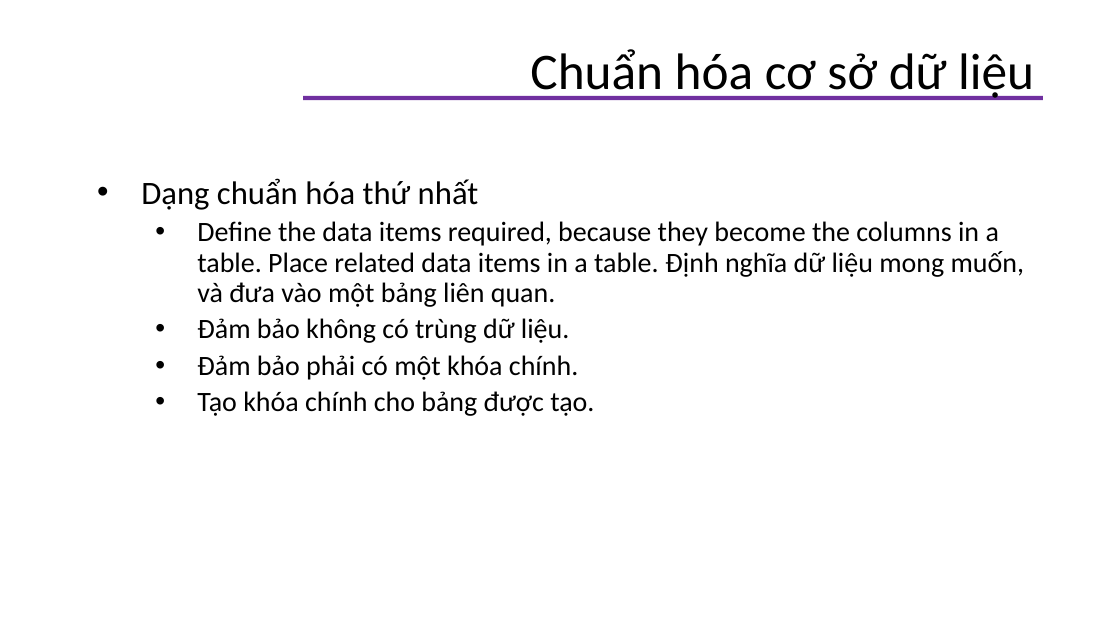
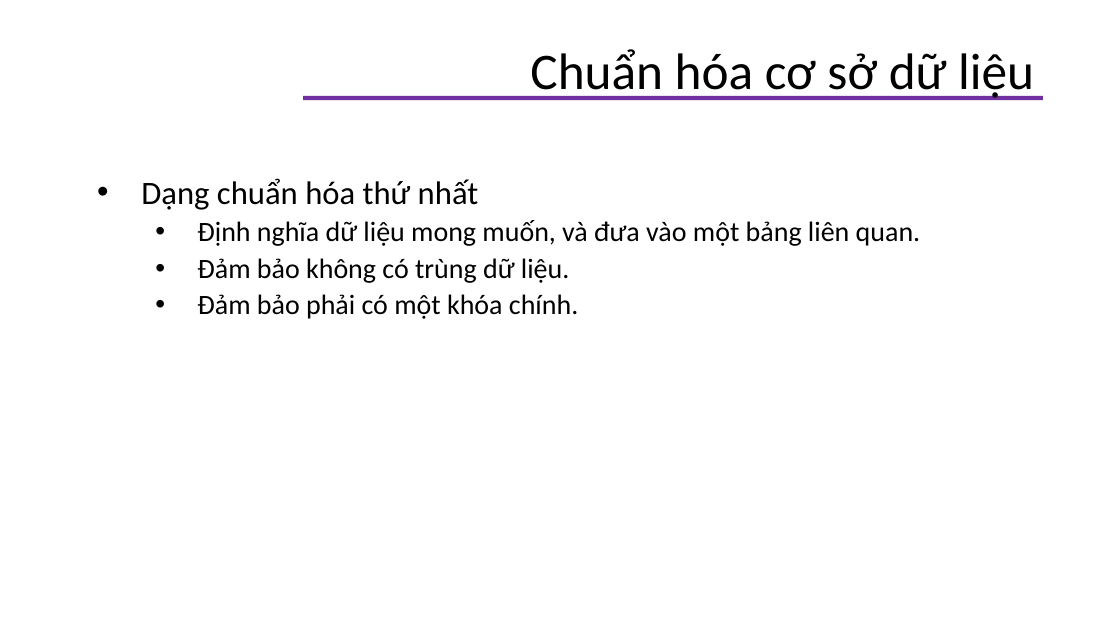
Before and after one commit to helenhash/database-training, a slide deck: slide 27 of docs/database - vi.pptx. Drawn at 1120x630 pixels with LibreOffice and Linux fonts; fonts in the diff are those of the drawing; background and template pictures are left out. Boxes give left, top, right and bottom in pixels: in the first picture for what was removed or moved away, otherwise in the second. Text is boxed around its words. In the diff, an @@ line names an element or a change of style, - is before the commit and + after.

Commit message:
rev slide

```diff
--- a/docs/database - vi.pptx
+++ b/docs/database - vi.pptx
@@ text at box(197, 220, 921, 246): text changed @@
-  • Define the data items required, because they become the columns in a table. Place related data items in a table. Định nghĩa dữ liệu mong muốn, và đưa vào một bảng liên quan.
+  • Định nghĩa dữ liệu mong muốn, và đưa vào một bảng liên quan.
@@ text at box(197, 391, 594, 416): paragraph removed @@
-  • Tạo khóa chính cho bảng được tạo.
```
Also in this commit, not shown: 1 other slide changed, 3 other files.
